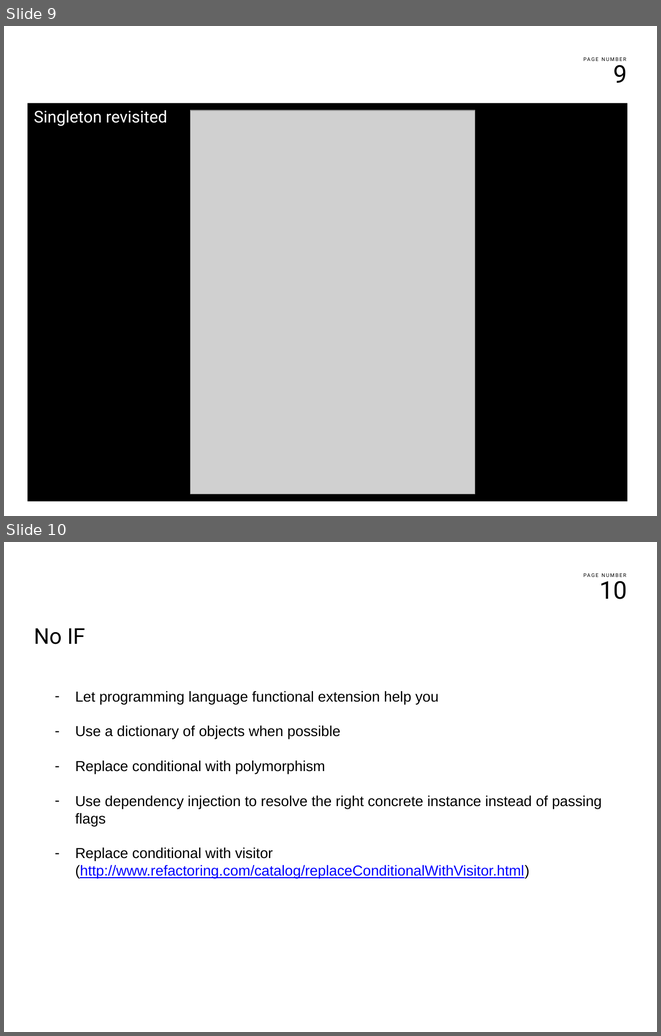
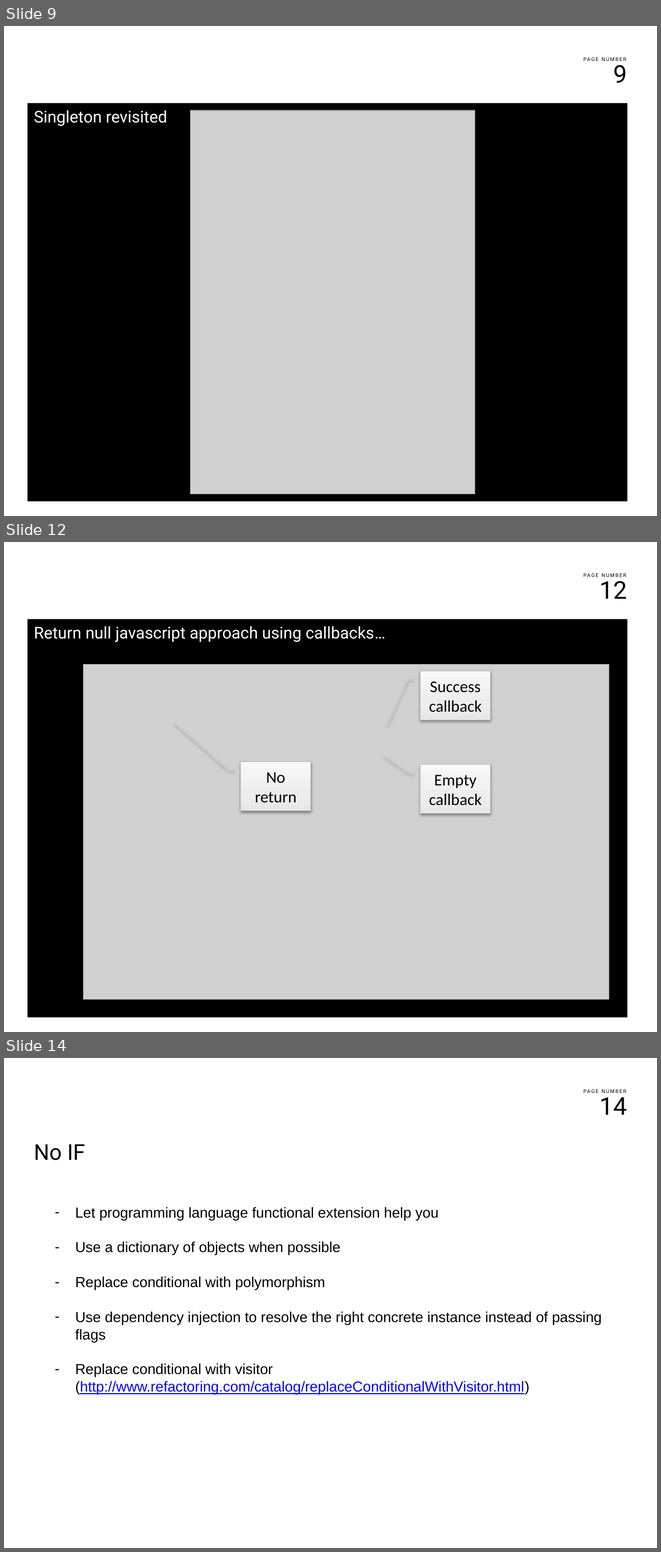
Before and after one commit to kentoo/NoIF, a slide deck: docs/noif.pptx. Shown one above the other, each under a label of ours: slides 9 and 10 before the commit, slides 9, 12 and 14 after it; the slides between them are not shown. The pictures are 661x1036 and 661x1552 pixels, drawn with LibreOffice and Linux fonts; fonts in the diff are those of the drawing; grey boxes stand for pictures; background and template pictures are left out. Boxes give left, top, right and bottom in pixels: in the first picture for what was removed or moved away, otherwise in the second. Text is boxed around its words. In the diff, an @@ line names an element or a change of style, - is before the commit and + after.

Commit message:
adding callbacks to solve

```diff
--- a/docs/noif.pptx
+++ b/docs/noif.pptx
@@ slide 12 added at (4, 542, 657, 1032), background #FFFFFF; not listed: 2 template elements that a slide beside it also shows @@
@@ text added at (27, 619, 628, 1017), fill #000000, 18 pt, text #FFFFFF @@
+Return null javascript approach using callbacks…
@@ picture added at (83, 664, 609, 999) @@
@@ border callout added at (421, 671, 491, 720), fill gradient #E7E7E7 to #EEEEEE to #F8F8F8, outline #C8C8C8 0.75 pt, 18 pt, text #000000 @@
+Success callback
@@ border callout added at (241, 761, 311, 810), fill gradient #E7E7E7 to #EEEEEE to #F8F8F8, outline #C8C8C8 0.75 pt, 18 pt, text #000000 @@
+No return
@@ border callout added at (421, 764, 491, 813), fill gradient #E7E7E7 to #EEEEEE to #F8F8F8, outline #C8C8C8 0.75 pt, 18 pt, text #000000 @@
+Empty
+callback
@@ what was slide 10 is now slide 14 @@
@@ page number at (599, 1092, 627, 1115): text changed @@
-10
+14
```
Also in this commit, not shown: 2 slides changed, 3 other slides added, 2 other files.
